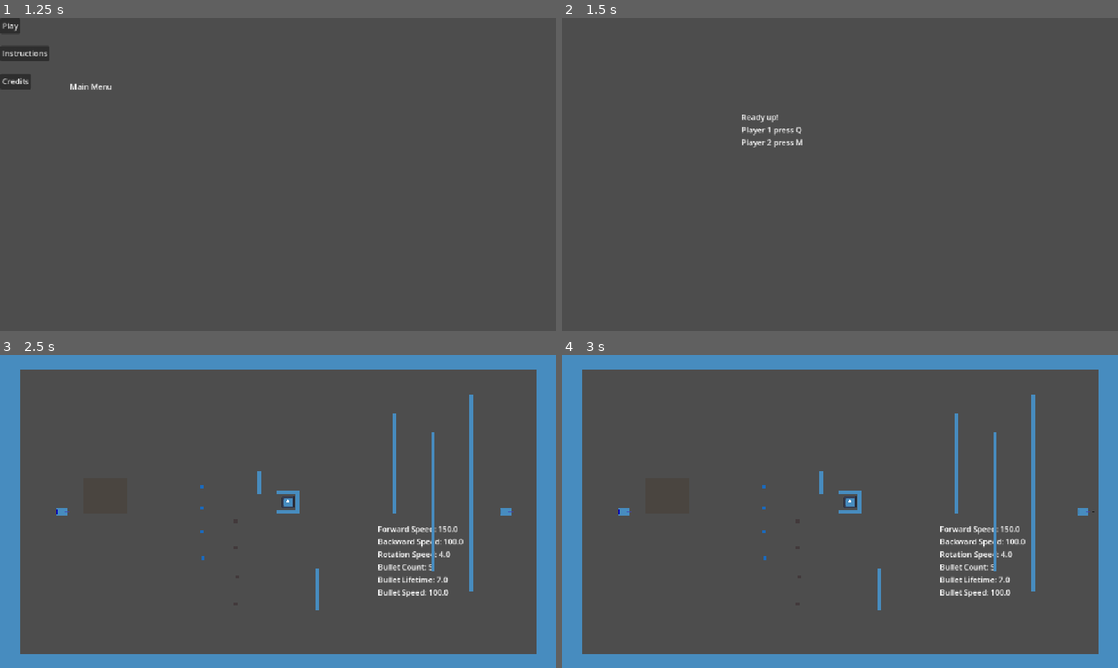
Above: before the commit, frames 1-4 (two rows, left to right).
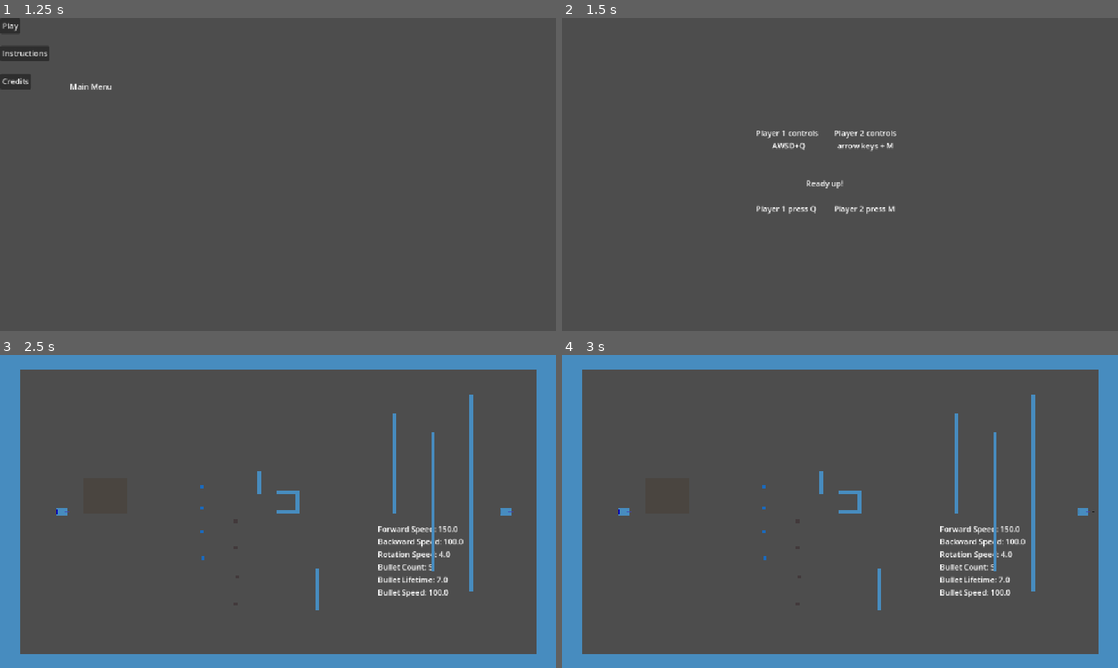
Above: after the commit, the same moments.

Repository: JoeyGiordano/TankTrouble2
Game: Godot game, scene res://game_container/game_container.tscn
Same seed, same stepped clock (60 frames per second), same inputs: the game is played once before the commit and once after it. The engine's default icon, where the game draws it, is replaced by a stand-in: a white triangle on a blue panel in a dark square.
Inputs:
- Up to frame 1 (1.25 s): click "[CutSceneOver]" at 0.5 s
- Up to frame 2 (1.5 s): click "Play" at 1.25 s
- Up to frame 3 (2.5 s): tap Q (tank1_shoot) at 2 s; hold Up (ui_up) from 2.03 s (still down); hold Q (tank1_shoot) from 2.03 s (still down); tap M (tank2_shoot) at 2.3 s
- Up to frame 4 (3 s): release Up (ui_up) at 2.78 s; release Q (tank1_shoot) at 2.78 s; hold Down (ui_down) from 2.78 s (still down); tap M (tank2_shoot) at 2.85 s

Frame 1 is identical in both runs. In frame 2, 1.0% of the frame differs, in the area x 32-61%, y 30-63%; in frame 3, less than 0.1%; in frame 4, less than 0.1%.

Commit message:
Some levelmanager stuff
Need to figure out how to spawn point. It needs to communication done right

Diff:
--- a/game/bullets/basic_bullet/basic_bullet.gd
+++ b/game/bullets/basic_bullet/basic_bullet.gd
@@ -10,6 +10,8 @@
 var lifetime : float #lifetime in seconds
 
 func _ready():
+	GameManager.GM.end_round.connect(on_end_round)
+
 	hitbox.area_entered.connect(on_area_entered)
 	linear_velocity = speed * dir.normalized()
 
@@ -25,6 +27,9 @@
 		tank.die()
 		queue_free()
 
+func on_end_round() :
+	queue_free()
+
 static func instantiate(position_ : Vector2 , speed_ : float, dir_ : Vector2, lifetime_ : float) -> BasicBullet :
 	#create a new bullet and return it
 	#instantiate a tank from the .tscn
@@ -37,5 +42,5 @@
 	b.lifetime = lifetime_
 
 	#add the new bullet to the scene tree in the correct place
-	GameManager.GM.Bullets.add_child(b)
+	GameManager.GM.Entites.add_child(b)
 	return b
--- a/game/game_manager.gd
+++ b/game/game_manager.gd
@@ -10,10 +10,16 @@
 
 #Important nodes that always exist under the Game Manager, used to hold nodes that are instantiated and uninstantiated in the game (players, bullets, npcs, etc, but not levels structure which is the active scene)
 @onready var Players = $Players #The player nodes are instantiated and stored in this node, they can exist even when a menu is on the screen by locking the controls and hiding the player
-@onready var Bullets = $Bullets
+@onready var Entites = $Entities
+
+#Level manager of the most recently loaded level (does not change when a menu shows, check in_game to see if a level is going)
+var level : LevelManager
 
 var in_game : bool = false
 var score : Vector2 = Vector2.ZERO
+
+signal begin_round
+signal end_round
 
 func _init():
 	#set up the singleton (not an autoload) (in _init() so that it works when _ready() is called for all other nodes)
@@ -34,30 +40,16 @@
 	player(2).tank_rigidbody.global_position = Vector2(450,0)
 	player(1).tank_rigidbody.get_loadout().get_child(0).get_child(1).modulate = Color.BLUE #change one tank color
 
-## END OF ROUND/GAME LOGIC
+### GAME FLOW/LOGIC ###
 
-func tank_died() :
-	#makes sure to only call end of round 2.5 seconds after the most recent tank death
-	var tanks_alive : int = alive_players_count()
-	if tanks_alive == 1 :
-		var timer = get_tree().create_timer(2.5)
-		await timer.timeout
-		if alive_players_count() == 0 : return #if the last surviving player died while the timer was running, let the new timer that was created when it died run out before ending the scene
-		end_round()
-	if tanks_alive == 0 :
-		var timer = get_tree().create_timer(2.5)
-		await timer.timeout
-		end_round()
-
-func end_round() :
+func end_of_round() :
+	end_round.emit()
 	in_game = false
-	for child in Bullets.get_children():
-		child.queue_free()
 
 	#score the round
 	if !player(1).dead && player(2).dead :
 		score.x += 1
-	if !player(1).dead && player(2).dead :
+	if !player(2).dead && player(1).dead :
 		score.y += 1
 
 	#check for a winner
@@ -72,20 +64,37 @@
 	next_level()
 
 func next_level() :
-	for tank : Tank in Players.get_children() : tank.end_round()
 	GameContainer.GC.switch_to_level("test_level_" + str(randi_range(0,2)))
-	for tank : Tank in Players.get_children() :
-		tank.begin_round(Vector2.ZERO)
+	level = GameContainer.GC.get_active_scene()
+	begin_round.emit()
 
 func victory_achieved(player_id) :
+	#goes to the victory screen and ensures it displays the right winner, returns to the shell scenes sequence
 	destroy_all_players()
 	GameContainer.GC.switch_to_scene("victory")
-	var label : Label = GameContainer.GC.ActiveSceneHolder.get_child(0).get_child(1)
+	var label : Label = GameContainer.GC.get_active_scene().get_child(1)
 	match player_id :
 		"draw" : label.text = "Draw"
 		1 : label.text = "Player 1 wins"
 		2 : label.text = "Player 2 wins"
 
+### TANK COMMUNICATION ###
+
+func get_spawn_point(id : int) -> Vector2 :
+	return level.get_spawn_positions(2).get(id-1)
+
+func tank_died() :
+	#makes sure to only call end of round 2.5 seconds after the most recent tank death
+	var tanks_alive : int = alive_players_count()
+	if tanks_alive == 1 :
+		var timer = get_tree().create_timer(2.5)
+		await timer.timeout
+		if alive_players_count() == 0 : return #if the last surviving player died while the timer was running, let the new timer that was created when it died run out before ending the scene
+		end_of_round()
+	if tanks_alive == 0 :
+		var timer = get_tree().create_timer(2.5)
+		await timer.timeout
+		end_of_round()
 
 ### PLAYER RESOURCES ###
 
--- a/game/level_manager.gd
+++ b/game/level_manager.gd
@@ -1 +1,15 @@
 extends Node
+class_name LevelManager
+
+@onready var spawn_points : Array = $SpawnPoints.get_children()
+
+func get_spawn_positions(count : int) -> Array[Vector2] :
+	if count > spawn_points.size() :
+		push_error("Not enough spawn points available")
+
+	var p : Array[Vector2]
+	for i in spawn_points.size() : #extract the positions
+		p.append(spawn_points.get(i).position)
+	p.shuffle() #shuffle the array
+	p.resize(count) #cut off the last elements of the array
+	return p
--- a/game_container/game_container.gd
+++ b/game_container/game_container.gd
@@ -40,6 +40,9 @@
 
 ### SCENE MANAGEMENT ###
 
+func get_active_scene() -> Node :
+	return ActiveSceneHolder.get_child(0)
+
 func switch_to_level(level_name : String) :
 	switch_active_scene(load("res://levels/" + level_name + ".tscn"))
 
--- a/game_container/game_container.tscn
+++ b/game_container/game_container.tscn
@@ -12,7 +12,7 @@
 
 [node name="Players" type="Node" parent="GameManager"]
 
-[node name="Bullets" type="Node" parent="GameManager"]
+[node name="Entities" type="Node" parent="GameManager"]
 
 [node name="Debug_label" type="Label" parent="GameManager"]
 offset_left = 206.0
--- a/levels/aaa_level_template.tscn
+++ b/levels/aaa_level_template.tscn
@@ -1,9 +1,12 @@
-[gd_scene load_steps=3 format=3 uid="uid://ci5lrsralpuxn"]
+[gd_scene load_steps=5 format=3 uid="uid://ci5lrsralpuxn"]
 
 [ext_resource type="Script" uid="uid://bciuldxspt6ul" path="res://game/grid/grid.gd" id="1_q4hbb"]
+[ext_resource type="Script" uid="uid://5kwgnpicdiel" path="res://game/level_manager.gd" id="1_r0i4a"]
 [ext_resource type="PackedScene" uid="uid://c4p5w7pfj3smp" path="res://game/wall/wall.tscn" id="1_vxfd6"]
+[ext_resource type="Script" uid="uid://dm5taoqysx28v" path="res://game/grid/snap_to_grid.gd" id="3_rd2rc"]
 
 [node name="LevelTemplate" type="Node2D"]
+script = ExtResource("1_r0i4a")
 
 [node name="Camera2D" type="Camera2D" parent="."]
 
@@ -49,23 +52,41 @@
 grid_length = 27
 
 [node name="Wall" parent="Walls" node_paths=PackedStringArray("grid") instance=ExtResource("1_vxfd6")]
-position = Vector2(-400, -20)
-length = 208.0
+position = Vector2(-400, 0)
+length = 248.0
 grid = NodePath("../../Grid")
-grid_pos = Vector2(-10, -0.5)
-grid_length = 5
+grid_pos = Vector2(-10, 0)
+grid_length = 6
 
 [node name="Wall2" parent="Walls" node_paths=PackedStringArray("grid") instance=ExtResource("1_vxfd6")]
-position = Vector2(440, 0)
-length = 328.0
+position = Vector2(400, 0)
+length = 248.0
 grid = NodePath("../../Grid")
-grid_pos = Vector2(11, 0)
-grid_length = 8
+grid_pos = Vector2(10, 0)
+grid_length = 6
 
-[node name="StartingPositions" type="Node2D" parent="."]
+[node name="SpawnPoints" type="Node2D" parent="."]
 
-[node name="Node2D" type="Node2D" parent="StartingPositions"]
-position = Vector2(-473, 0)
+[node name="Node2D" type="Node2D" parent="SpawnPoints" node_paths=PackedStringArray("grid")]
+position = Vector2(-480, 0)
+script = ExtResource("3_rd2rc")
+grid = NodePath("../../Grid")
+grid_pos = Vector2(-12, 0)
 
-[node name="Node2D2" type="Node2D" parent="StartingPositions"]
-position = Vector2(490, 0)
+[node name="Node2D2" type="Node2D" parent="SpawnPoints" node_paths=PackedStringArray("grid")]
+position = Vector2(480, 0)
+script = ExtResource("3_rd2rc")
+grid = NodePath("../../Grid")
+grid_pos = Vector2(12, 0)
+
+[node name="Node2D3" type="Node2D" parent="SpawnPoints" node_paths=PackedStringArray("grid")]
+position = Vector2(-480, -80)
+script = ExtResource("3_rd2rc")
+grid = NodePath("../../Grid")
+grid_pos = Vector2(-12, -2)
+
+[node name="Node2D4" type="Node2D" parent="SpawnPoints" node_paths=PackedStringArray("grid")]
+position = Vector2(480, 80)
+script = ExtResource("3_rd2rc")
+grid = NodePath("../../Grid")
+grid_pos = Vector2(12, 2)
--- a/levels/test_level_0.tscn
+++ b/levels/test_level_0.tscn
@@ -6,7 +6,6 @@
 [ext_resource type="Resource" uid="uid://b8ve24bo453do" path="res://game/item/items/item1.tres" id="3_ao06l"]
 [ext_resource type="Resource" uid="uid://c586uv6od1lus" path="res://game/item/items/item2.tres" id="4_aw1bw"]
 [ext_resource type="PackedScene" uid="uid://okbp1o6c0twy" path="res://game/effect_area/effect_area.tscn" id="5_aw1bw"]
-[ext_resource type="Texture2D" uid="uid://dxe5rsvu84bgc" path="res://icon.svg" id="7_14jeo"]
 [ext_resource type="Script" uid="uid://dm5taoqysx28v" path="res://game/grid/snap_to_grid.gd" id="8_ocf6p"]
 [ext_resource type="Script" uid="uid://bciuldxspt6ul" path="res://game/grid/grid.gd" id="9_ocf6p"]
 
@@ -157,11 +156,28 @@
 [node name="EffectArea" parent="." instance=ExtResource("5_aw1bw")]
 position = Vector2(-358, -33)
 
-[node name="Sprite2D" type="Sprite2D" parent="." node_paths=PackedStringArray("grid")]
-position = Vector2(20, -20)
-scale = Vector2(0.2, 0.2)
-texture = ExtResource("7_14jeo")
+[node name="SpawnPoints" type="Node2D" parent="."]
+
+[node name="Node2D" type="Node2D" parent="SpawnPoints" node_paths=PackedStringArray("grid")]
+position = Vector2(-480, 0)
 script = ExtResource("8_ocf6p")
-grid = NodePath("../Grid")
-snap_type = 1
-grid_pos = Vector2(0.5, -0.5)
+grid = NodePath("../../Grid")
+grid_pos = Vector2(-12, 0)
+
+[node name="Node2D2" type="Node2D" parent="SpawnPoints" node_paths=PackedStringArray("grid")]
+position = Vector2(480, 0)
+script = ExtResource("8_ocf6p")
+grid = NodePath("../../Grid")
+grid_pos = Vector2(12, 0)
+
+[node name="Node2D3" type="Node2D" parent="SpawnPoints" node_paths=PackedStringArray("grid")]
+position = Vector2(-480, -80)
+script = ExtResource("8_ocf6p")
+grid = NodePath("../../Grid")
+grid_pos = Vector2(-12, -2)
+
+[node name="Node2D4" type="Node2D" parent="SpawnPoints" node_paths=PackedStringArray("grid")]
+position = Vector2(480, 80)
+script = ExtResource("8_ocf6p")
+grid = NodePath("../../Grid")
+grid_pos = Vector2(12, 2)
--- a/levels/test_level_1.tscn
+++ b/levels/test_level_1.tscn
@@ -1,8 +1,9 @@
-[gd_scene load_steps=4 format=3 uid="uid://bodgu2jrmx8ps"]
+[gd_scene load_steps=5 format=3 uid="uid://bodgu2jrmx8ps"]
 
 [ext_resource type="Script" uid="uid://5kwgnpicdiel" path="res://game/level_manager.gd" id="1_84ig8"]
 [ext_resource type="PackedScene" uid="uid://c4p5w7pfj3smp" path="res://game/wall/wall.tscn" id="1_hri27"]
 [ext_resource type="Script" uid="uid://bciuldxspt6ul" path="res://game/grid/grid.gd" id="2_7lf0s"]
+[ext_resource type="Script" uid="uid://dm5taoqysx28v" path="res://game/grid/snap_to_grid.gd" id="4_ccxi4"]
 
 [node name="TestLevel1" type="Node"]
 script = ExtResource("1_84ig8")
@@ -67,3 +68,17 @@
 length = 48.0
 grid = NodePath("../../Grid")
 grid_pos = Vector2(6, -2.5)
+
+[node name="SpawnPoints" type="Node2D" parent="."]
+
+[node name="Node2D" type="Node2D" parent="SpawnPoints" node_paths=PackedStringArray("grid")]
+position = Vector2(-480, 0)
+script = ExtResource("4_ccxi4")
+grid = NodePath("../../Grid")
+grid_pos = Vector2(-12, 0)
+
+[node name="Node2D2" type="Node2D" parent="SpawnPoints" node_paths=PackedStringArray("grid")]
+position = Vector2(480, 0)
+script = ExtResource("4_ccxi4")
+grid = NodePath("../../Grid")
+grid_pos = Vector2(12, 0)
--- a/levels/test_level_2.tscn
+++ b/levels/test_level_2.tscn
@@ -1,9 +1,8 @@
-[gd_scene load_steps=6 format=3 uid="uid://dtefbfue0nrjs"]
+[gd_scene load_steps=5 format=3 uid="uid://dtefbfue0nrjs"]
 
 [ext_resource type="PackedScene" uid="uid://c4p5w7pfj3smp" path="res://game/wall/wall.tscn" id="1_53yng"]
 [ext_resource type="Script" uid="uid://5kwgnpicdiel" path="res://game/level_manager.gd" id="1_djtih"]
 [ext_resource type="Script" uid="uid://bciuldxspt6ul" path="res://game/grid/grid.gd" id="2_rp2j6"]
-[ext_resource type="Texture2D" uid="uid://dxe5rsvu84bgc" path="res://icon.svg" id="4_dar1n"]
 [ext_resource type="Script" uid="uid://dm5taoqysx28v" path="res://game/grid/snap_to_grid.gd" id="5_d6nfl"]
 
 [node name="TestLevel1" type="Node"]
@@ -71,8 +70,16 @@
 grid_pos = Vector2(10, 0)
 grid_length = 2
 
-[node name="Sprite2D" type="Sprite2D" parent="." node_paths=PackedStringArray("grid")]
-scale = Vector2(0.2, 0.2)
-texture = ExtResource("4_dar1n")
+[node name="SpawnPoints" type="Node2D" parent="."]
+
+[node name="Node2D" type="Node2D" parent="SpawnPoints" node_paths=PackedStringArray("grid")]
+position = Vector2(-480, 0)
 script = ExtResource("5_d6nfl")
-grid = NodePath("../Grid")
+grid = NodePath("../../Grid")
+grid_pos = Vector2(-12, 0)
+
+[node name="Node2D2" type="Node2D" parent="SpawnPoints" node_paths=PackedStringArray("grid")]
+position = Vector2(480, 0)
+script = ExtResource("5_d6nfl")
+grid = NodePath("../../Grid")
+grid_pos = Vector2(12, 0)
--- a/shell_scenes/ready_up/ready_up.tscn
+++ b/shell_scenes/ready_up/ready_up.tscn
@@ -6,10 +6,14 @@
 script = ExtResource("1_d831x")
 
 [node name="Label" type="Label" parent="."]
-offset_left = 371.0
-offset_top = 193.0
-offset_right = 447.0
-offset_bottom = 216.0
-text = "Ready up!
-Player 1 press Q
-Player 2 press M"
+offset_left = 401.0
+offset_top = 226.0
+offset_right = 692.0
+offset_bottom = 405.0
+text = "Player 1 controls        Player 2 controls
+        AWSD+Q                arrow keys + M
+
+
+                         Ready up!
+
+Player 1 press Q         Player 2 press M"
--- a/tank/tank.gd
+++ b/tank/tank.gd
@@ -29,8 +29,9 @@
 var dead = false
 
 func _ready() :
+	GameManager.GM.begin_round.connect(on_begin_round)
+	GameManager.GM.end_round.connect(on_end_round)
 	ensure_input_map()
-	print(stats_handler.get_parent().id)
 
 func _process(_delta) :
 	DEBUG_PROCESS()
@@ -55,23 +56,23 @@
 
 ## Misc Methods
 
-func begin_round(position : Vector2) :
-	#called at the beginning of every round
+func on_begin_round() :
+	#response to GM.begin_round signal
 	#all of the relevant bools should get set here
 	dead = false
-	add_to_game(position)
+	add_to_play(GameManager.GM.get_spawn_point(id))
 	unlock()
 
-func end_round() :
+func on_end_round() :
 	#called at the end of every round
 	#all of the relevant bools should get set here
 	lock()
-	remove_from_game()
+	remove_from_play()
 
 func die() :
 	lock()
 	#play death sound and anim
-	remove_from_game()
+	remove_from_play()
 	dead = true
 	GameManager.GM.tank_died()
 
@@ -92,7 +93,7 @@
 	move_input.y = Input.get_axis(get_input_tag("_down"), get_input_tag("_up"))
 
 func ensure_input_map() :
-	#checks to see if there are already input actions in the input map for this tank
+	#checks to see if there are already input ons in the input map for this tank
 	#if there are none, creates them
 	#this way, if a tank is not one of the player tanks, it will have input actions that can be accessed by an NPC/AI controller node
 	if InputMap.has_action(get_input_tag()+"_left") : return #if it already has one, assume it has all of them
@@ -118,13 +119,14 @@
 	input_locked = true
 	tank_rigidbody.unlock()
 
-func remove_from_game() :
+func add_to_play(position : Vector2) :
+	print(id ,position)
+	tank_rigidbody.position = position
+	tank_rigidbody.show()
+
+func remove_from_play() :
 	tank_rigidbody.hide()
 	tank_rigidbody.teleport_to(Vector2(10000000, id * 100)) #to get the collision shapes out of the way. Easier than changing the collision masks. It works so...
-
-func add_to_game(position : Vector2) :
-	tank_rigidbody.position = position
-	tank_rigidbody.show()
 
 func is_player() -> bool :
 	return id > 0
Not shown: 1 places in levels/test_level_0.tscn that only renumber resources
